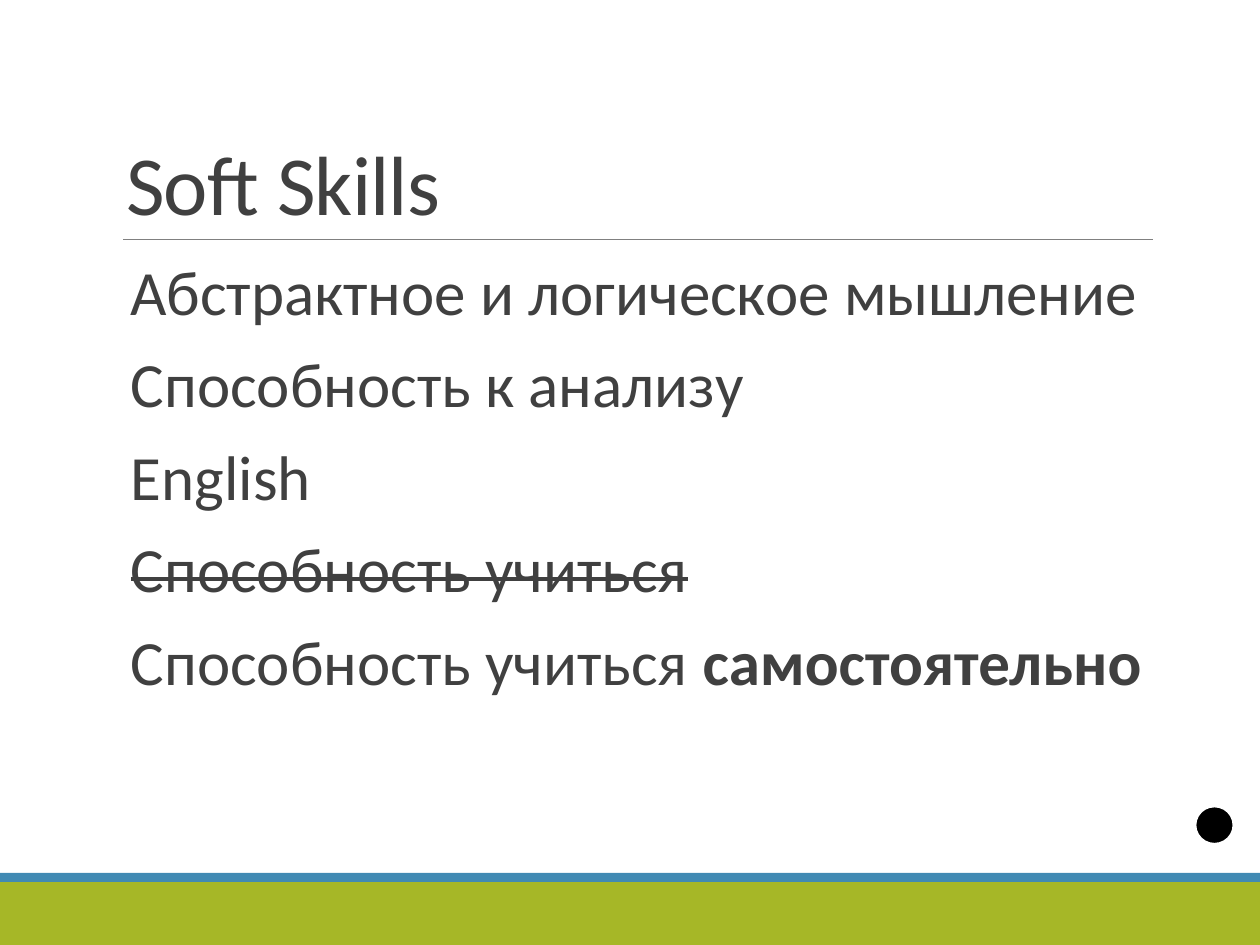
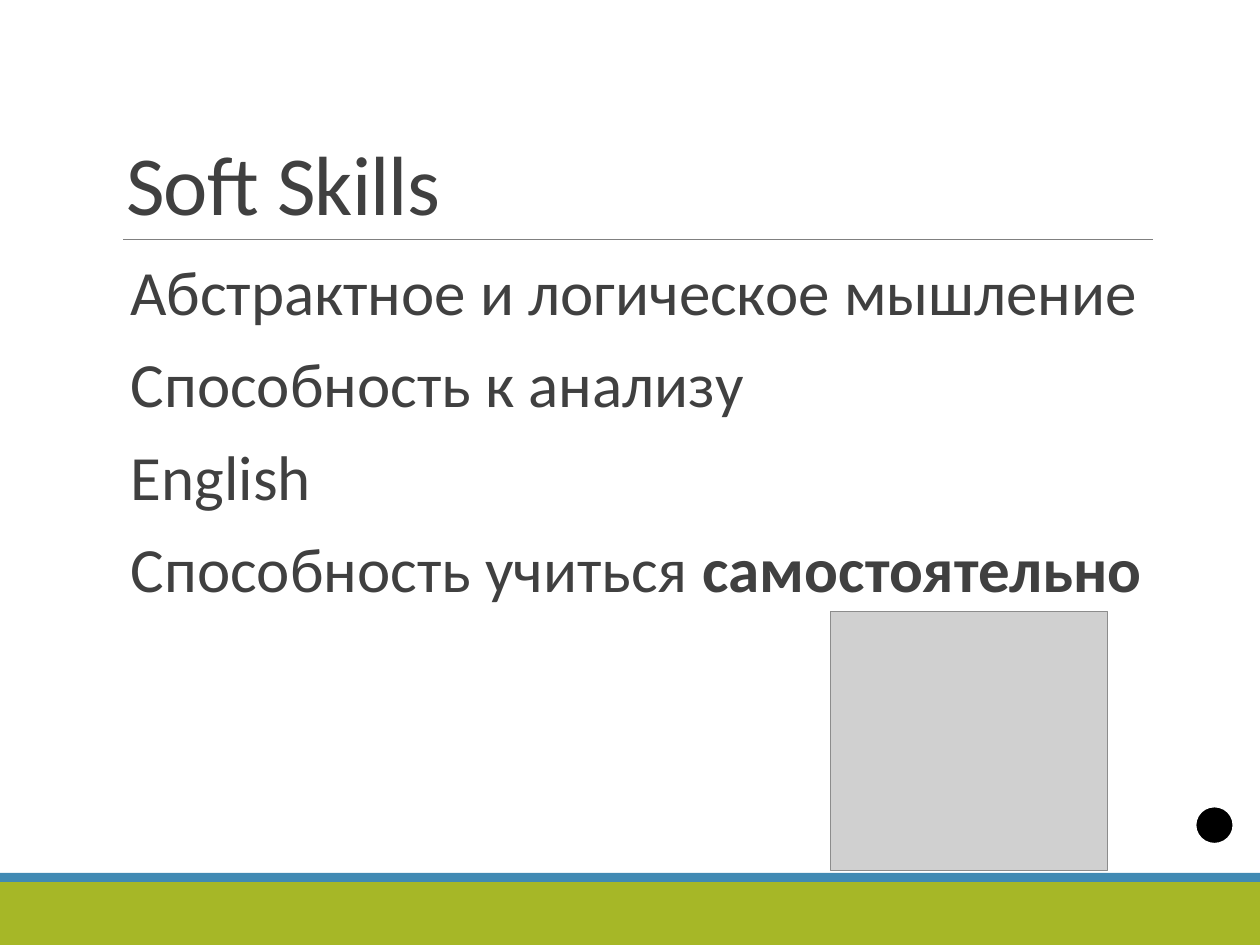
Before and after one commit to vitali-kviatkouski/personal, a slide deck: slide 19 of epamkids/EPAMKids-Worked_out.pptx (slide 23 before the commit). Drawn at 1260x945 pixels with LibreOffice and Linux fonts; fonts in the diff are those of the drawing; grey boxes stand for pictures. Boxes give left, top, right and bottom in pixels: in the first picture for what was removed or moved away, otherwise in the second. Text is boxed around its words. In the diff, an @@ line names an element or a change of style, - is before the commit and + after.

Commit message:
Adding final version

```diff
--- a/epamkids/EPAMKids-Worked_out.pptx
+++ b/epamkids/EPAMKids-Worked_out.pptx
@@ text at <box>131,549,687,602</box>: paragraph removed @@
-  Способность учиться
@@ picture added at <box>830,611,1108,871</box> @@
```
Also in this commit, not shown: 6 other slides changed, 2 slides added, 5 slides removed.
